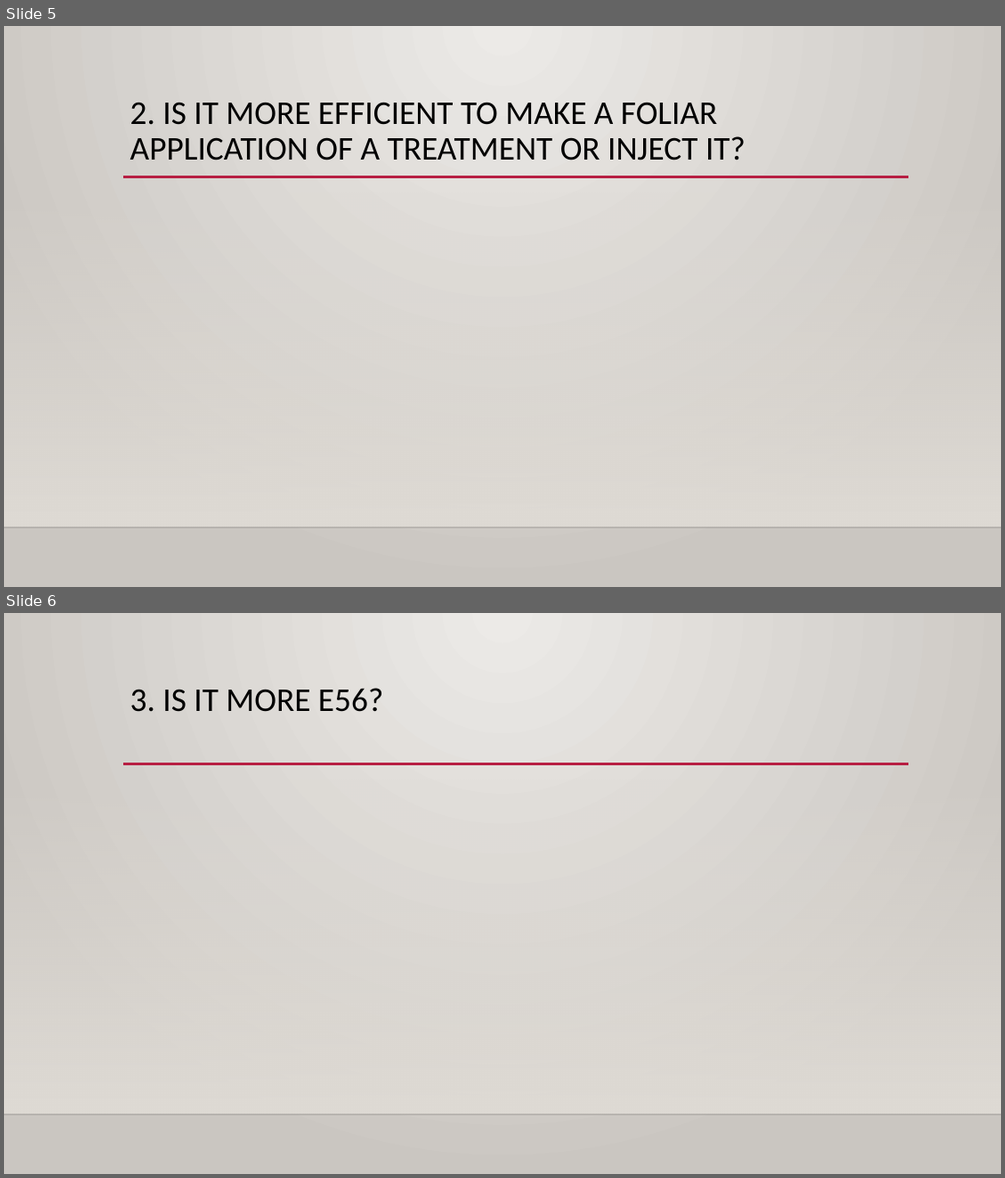
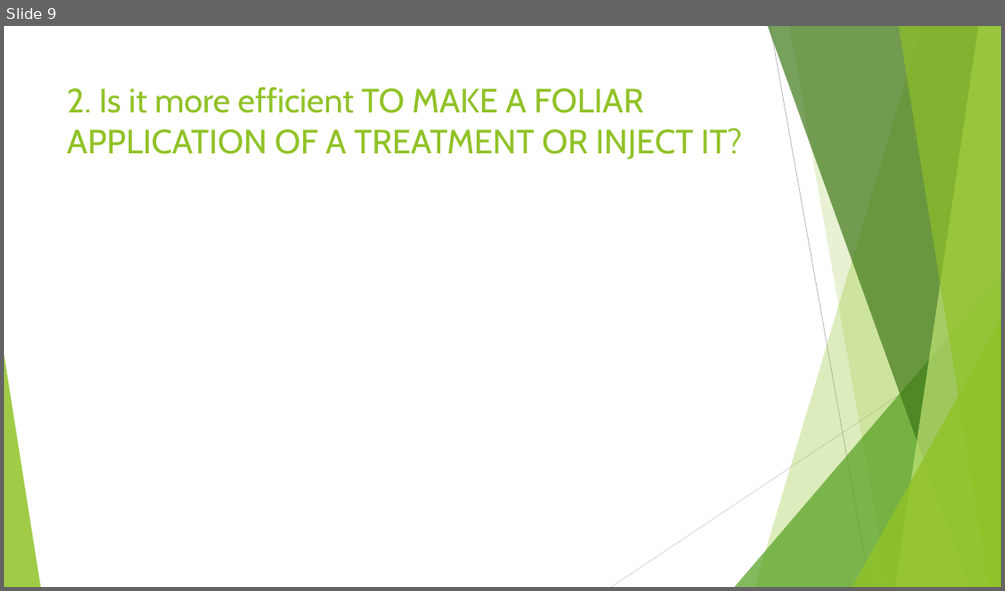
Before and after one commit to dvalher00/PracticasLabBio, a slide deck: Actividad 3 (INSECTICIDAS EN ÁRBOLES)/PRESENTATION EFFICACY TREATMENT - DAVID VALCÁRCEL.pptx. Shown one above the other, each under a label of ours: slides 5 and 6 before the commit, slide 9 after it. The pictures are 1005x1178 and 1005x591 pixels, drawn with LibreOffice and Linux fonts; fonts in the diff are those of the drawing; background and template pictures are left out. Boxes give left, top, right and bottom in pixels: in the first picture for what was removed or moved away, otherwise in the second. Text is boxed around its words. In the diff, an @@ line names an element or a change of style, - is before the commit and + after.

```diff
--- a/Actividad 3 (INSECTICIDAS EN ÁRBOLES)/PRESENTATION EFFICACY TREATMENT - DAVID VALCÁRCEL.pptx
+++ b/Actividad 3 (INSECTICIDAS EN ÁRBOLES)/PRESENTATION EFFICACY TREATMENT - DAVID VALCÁRCEL.pptx
@@ slide 6 removed at [4, 613, 1001, 1174], background gradient #ECEAE7 to #CAC7C1; not listed: 3 template elements that a slide beside it also shows @@
@@ title removed at [130, 688, 383, 712] @@
-3. IS IT MORE E56?
@@ what was slide 5 is now slide 9 @@
@@ slide 9 changed as well @@
@@ background gradient #ECEAE7 to #CAC7C1 to #FFFFFF @@
@@ title at [67, 87, 742, 160]: text changed; size 32 to 32.4 pt; font Calibri to Cabin; text colour #000000 to #90C226 @@
-2. IS IT MORE EFFICIENT TO MAKE A FOLIAR APPLICATION OF A TREATMENT OR INJECT IT?
+2. Is it more efficient TO MAKE A FOLIAR APPLICATION OF A TREATMENT OR INJECT IT?
@@ line removed from (123, 177) to (909, 177) @@
@@ rectangle removed at [4, 192, 1001, 527] @@
@@ group added at [4, 26, 1001, 587]: 5 freeform shapes, 3 triangles, 2 lines @@
@@ line removed from (4, 527) to (1001, 527) @@
```
Also in this commit, not shown: 3 other slides changed, 8 slides added, 1 other slide removed, 52 other files.
